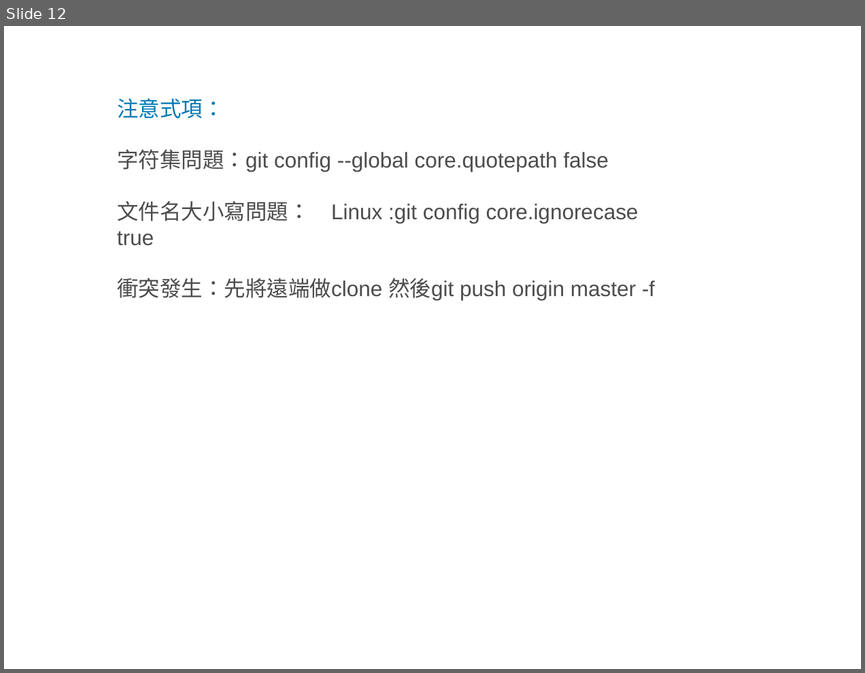
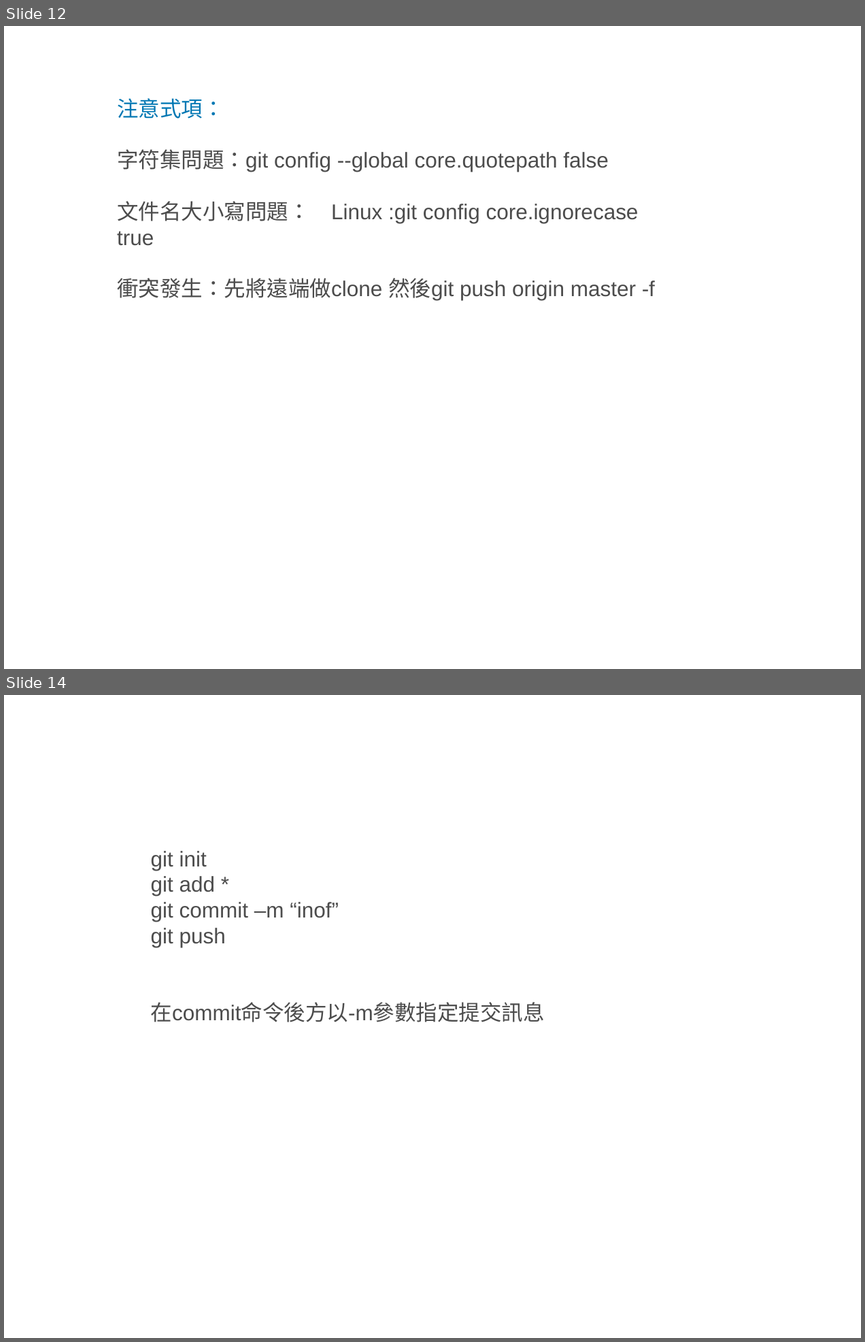
Before and after one commit to rai1872/xsync, a slide deck: 版本控制.pptx. Shown one above the other, each under a label of ours: slide 12 before the commit, slides 12 and 14 after it; the slides between them are not shown. The pictures are 865x673 and 865x1342 pixels, drawn with LibreOffice and Linux fonts; fonts in the diff are those of the drawing. Boxes give left, top, right and bottom in pixels: in the first picture for what was removed or moved away, otherwise in the second. Text is boxed around its words. In the diff, an @@ line names an element or a change of style, - is before the commit and + after.

Commit message:
info

```diff
--- a/版本控制.pptx
+++ b/版本控制.pptx
@@ slide 14 added at [4,695,861,1338], background #FFFFFF @@
@@ text added at [151,851,545,1022], 18 pt, text #4C4C4C @@
+git init
+git add *
+git commit –m “inof”
+git push
+在commit命令後方以-m參數指定提交訊息
```
